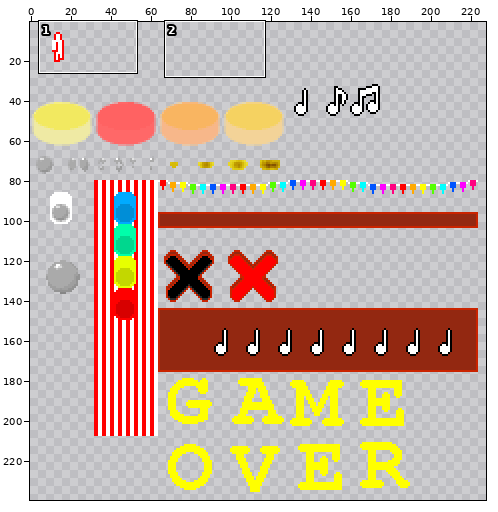
Edited in one commit: sprite sheet (assets/Master.png). The picture above shows the old version from afar; the outline marks the close-up.
Close-up. First the earlier version:
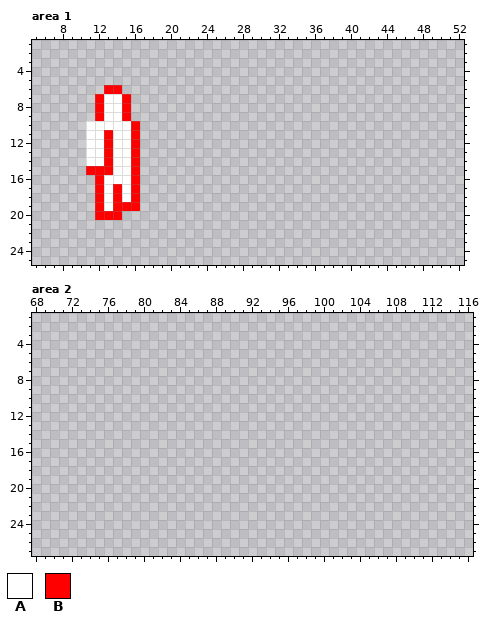
The file is 256x256 pixels. Colours within 5 levels of each other are drawn and written as one. Shown: area 1: x 5..52, y 1..25; area 2: x 68..116, y 1..27. The wide view leaves out empty margins.
Palette (. is transparent): A #ffffff  B #ff0000
Pixels before, area 1, first column x 11:
 6 ..BB..
 7 .BAAB.
 8 .BAAB.
 9 .BAAB.
10 AAAAAB
11 AABAAB
12 AABAAB
13 AABAAB
14 AABAAB
15 BBBAAB
16 .BAAAB
17 .BABAB
18 .BABAB
19 .BABBB
20 .BBB..
After:
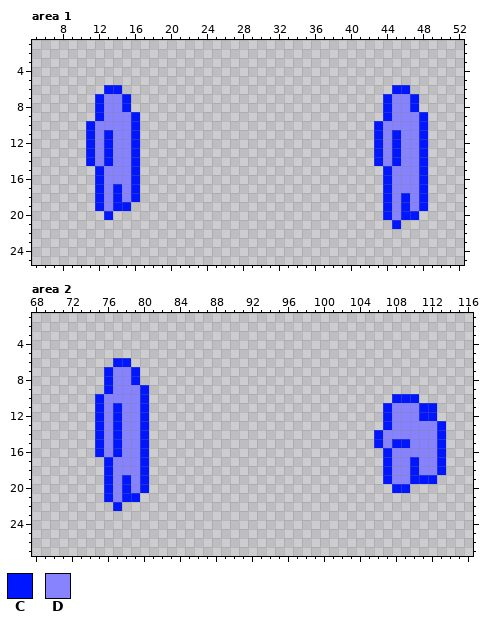
Colours new in this view: C #0016ff  D #8783ff
Diff:
Area 1:
y 6: x 13..14 BB -> CC; x 45..46 .. -> CC
y 7..8: x 12..15 BAAB -> CDDC; x 44..47 .... -> CDDC
y 9: x 12..16 BAAB. -> CDDDC; x 44..48 ..... -> CDDDC
y 10: x 11..16 AAAAAB -> CDDDDC; x 43..48 ...... -> CDDDDC
y 11..14: x 11..16 AABAAB -> CDCDDC; x 43..48 ...... -> CDCDDC
y 15: x 11..16 BBBAAB -> .CDDDC; x 44..48 ..... -> CDDDC
y 16: x 12..16 BAAAB -> CDDDC; x 44..48 ..... -> CDDDC
y 17: x 12..16 BABAB -> CDCDC; x 44..48 ..... -> CDDDC
y 18: x 12..16 BABAB -> CDCDC; x 44..48 ..... -> CDCDC
y 19: x 12..16 BABBB -> CDCC.; x 44..48 ..... -> CDCDC
y 20: x 12..14 BBB -> .C.; x 44..47 .... -> CDCC
y 21: x 45 . -> C
Area 2:
y 6: x 77..78 .. -> CC
y 7..8: x 76..79 .... -> CDDC
y 9: x 76..80 ..... -> CDDDC
y 10: x 75..80 ...... -> CDDDDC; x 108..110 ... -> CCC
y 11..12: x 75..80 ...... -> CDCDDC; x 107..112 ...... -> CDDDCC
y 13: x 75..80 ...... -> CDCDDC; x 107..113 ....... -> CDDDDDC
y 14: x 75..80 ...... -> CDCDDC; x 106..113 ........ -> CDDDDDDC
y 15: x 75..80 ...... -> CDCDDC; x 106..113 ........ -> CDCCDDDC
y 16: x 75..80 ...... -> CDCDDC; x 107..113 ....... -> CDDDDDC
y 17..18: x 76..80 ..... -> CDDDC; x 107..113 ....... -> CDDCDDC
y 19: x 76..80 ..... -> CDCDC; x 107..112 ...... -> CDDCCC
y 20: x 76..80 ..... -> CDCDC; x 108..109 .. -> CC
y 21: x 76..79 .... -> CDCC
y 22: x 77 . -> C
Changed places in both close-ups, as pixel boxes (x1, y1, x2, y2):
changed: (86, 85, 140, 220)
added: (374, 85, 428, 229)
added: (95, 358, 149, 511)
added: (374, 394, 446, 493)
